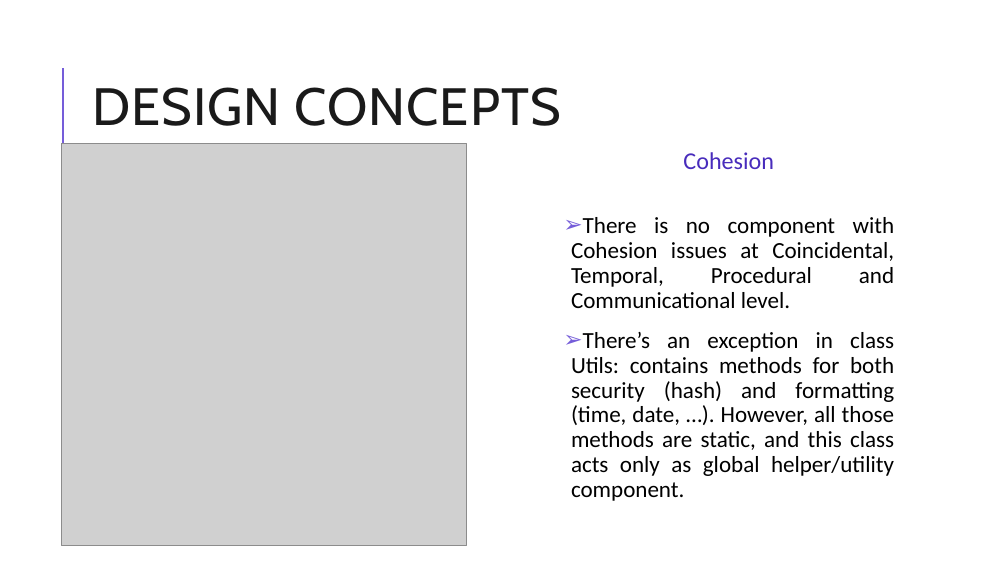
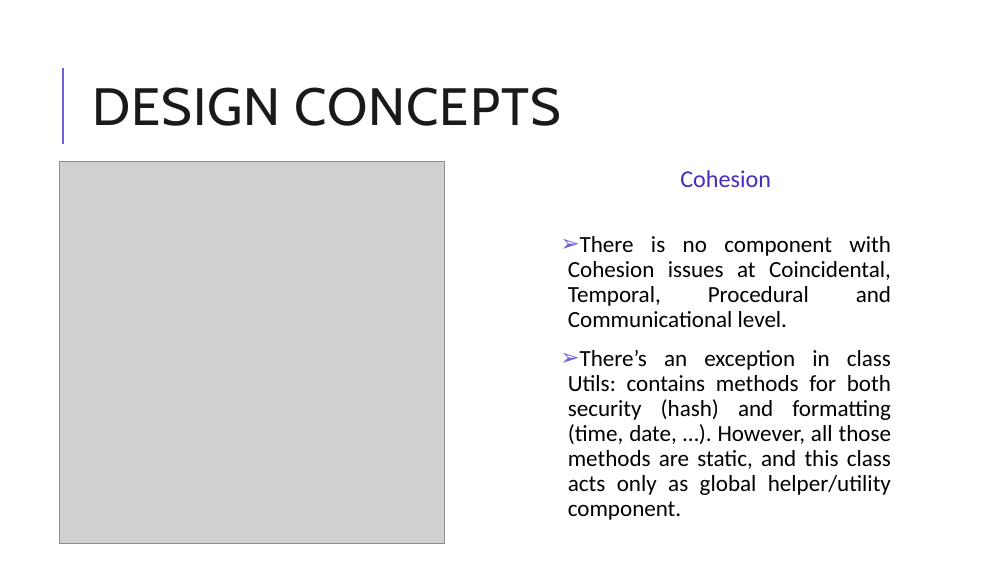
Before and after one commit to thaian229/ISD.ICT.20201-05, a slide deck: slide 20 of Final Submission/Design/Slides - Eco Bike Rental - Group 5.pptx. Drawn at 1008x567 pixels with LibreOffice and Linux fonts; fonts in the diff are those of the drawing; grey boxes stand for pictures. Boxes give left, top, right and bottom in pixels: in the first picture for what was removed or moved away, otherwise in the second. Text is boxed around its words. In the diff, an @@ line names an element or a change of style, - is before the commit and + after.

```diff
--- a/Final Submission/Design/Slides - Eco Bike Rental - Group 5.pptx
+++ b/Final Submission/Design/Slides - Eco Bike Rental - Group 5.pptx
@@ picture: place and size @@
-picture at [61,144,467,546]
+picture at [60,161,445,543]
@@ text "Cohesion": place and size @@
-text "Cohesion" at [683,152,774,169]
+text "Cohesion" at [680,170,771,187]
@@ text "There is no component with ...": place and size @@
-text "There is no component with ..." at [571,217,895,501]
+text "There is no component with ..." at [568,236,891,520]
```
Also in this commit, not shown: 1 other slide changed, 12 other files.
